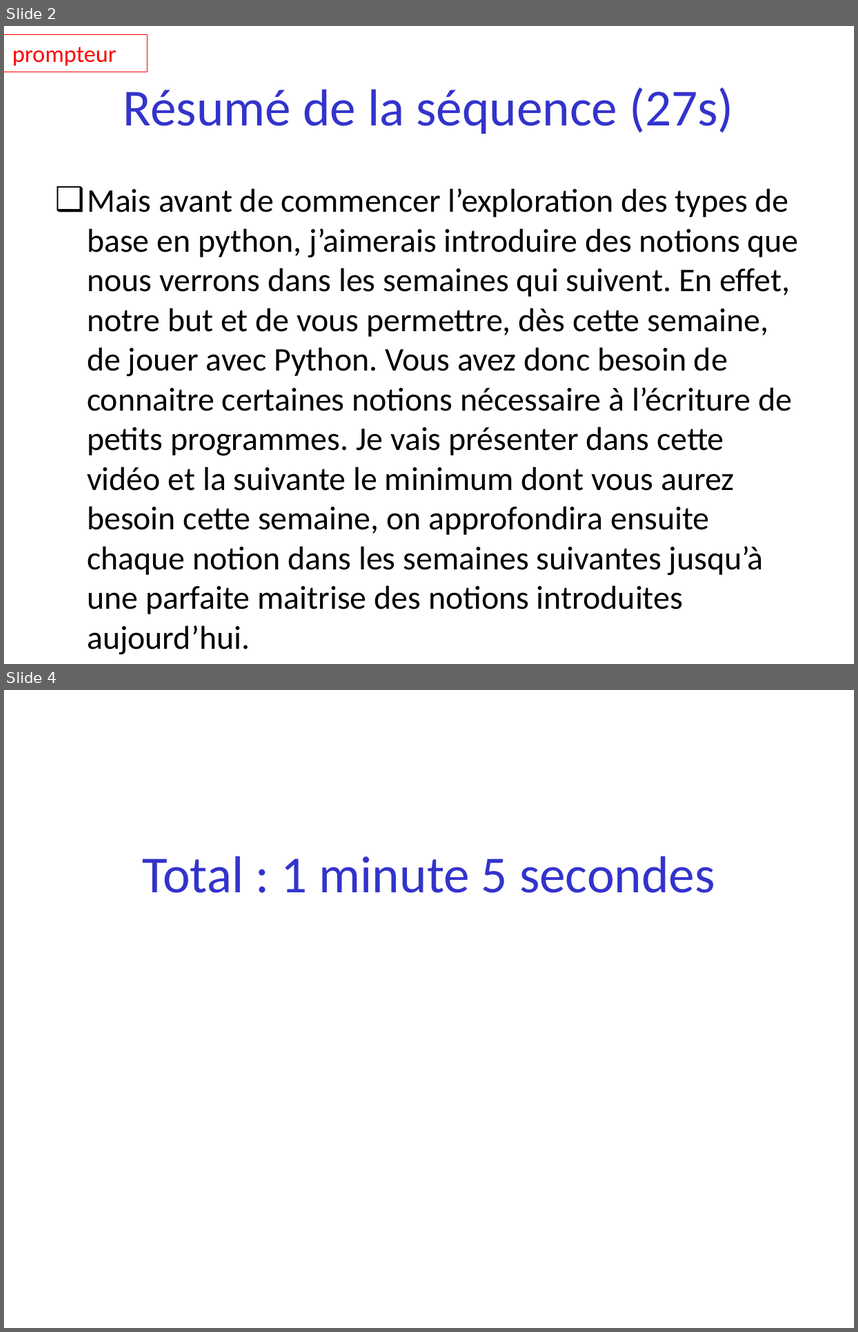
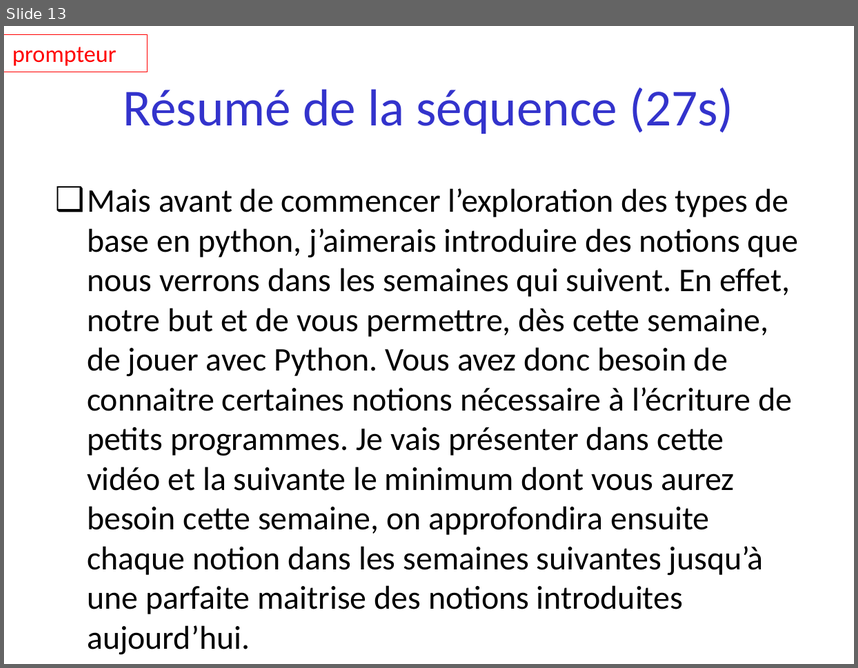
Before and after one commit to parmentelat/flotpython-archive, a slide deck: semaine2/semaine2-0.pptx. Shown one above the other, each under a label of ours: slides 2 and 4 before the commit, slide 13 after it; the slides between them are not shown. The pictures are 858x1332 and 858x668 pixels, drawn with LibreOffice and Linux fonts; fonts in the diff are those of the drawing. Boxes give left, top, right and bottom in pixels: in the first picture for what was removed or moved away, otherwise in the second. Text is boxed around its words. In the diff, an @@ line names an element or a change of style, - is before the commit and + after.

```diff
--- a/semaine2/semaine2-0.pptx
+++ b/semaine2/semaine2-0.pptx
@@ slide 4 removed at [4,690,854,1328], background #FFFFFF @@
@@ title removed at [142,856,715,893] @@
-Total : 1 minute 5 secondes
@@ what was slide 2 is now slide 13 @@
```
Also in this commit, not shown: 5 slides changed, 2 slides added, 1 other slide removed.
